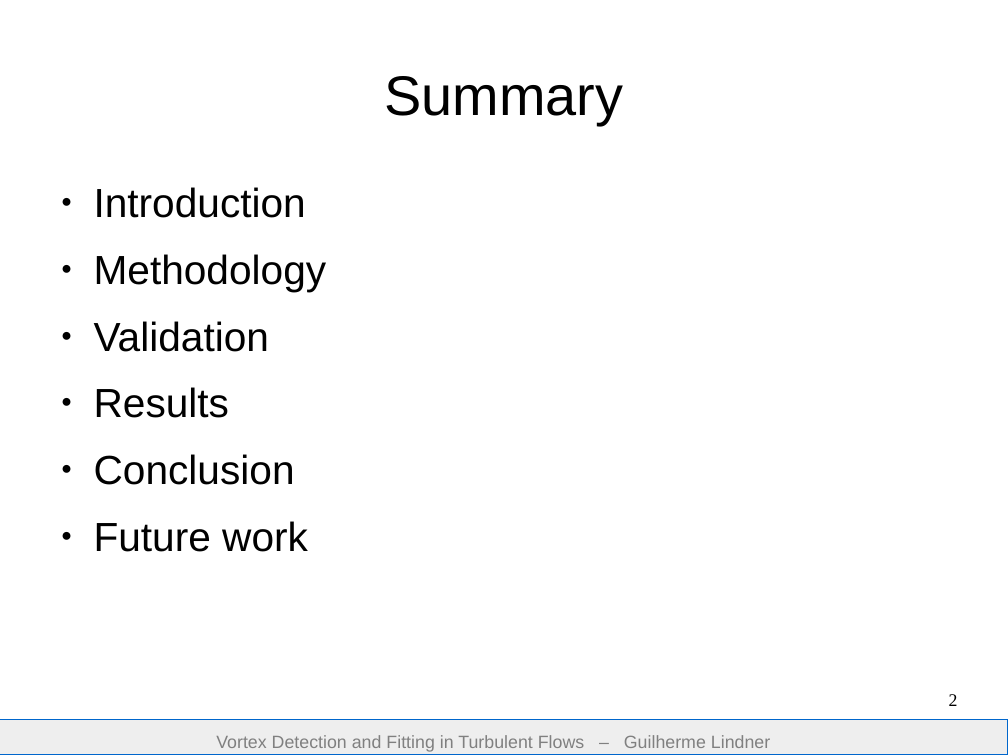
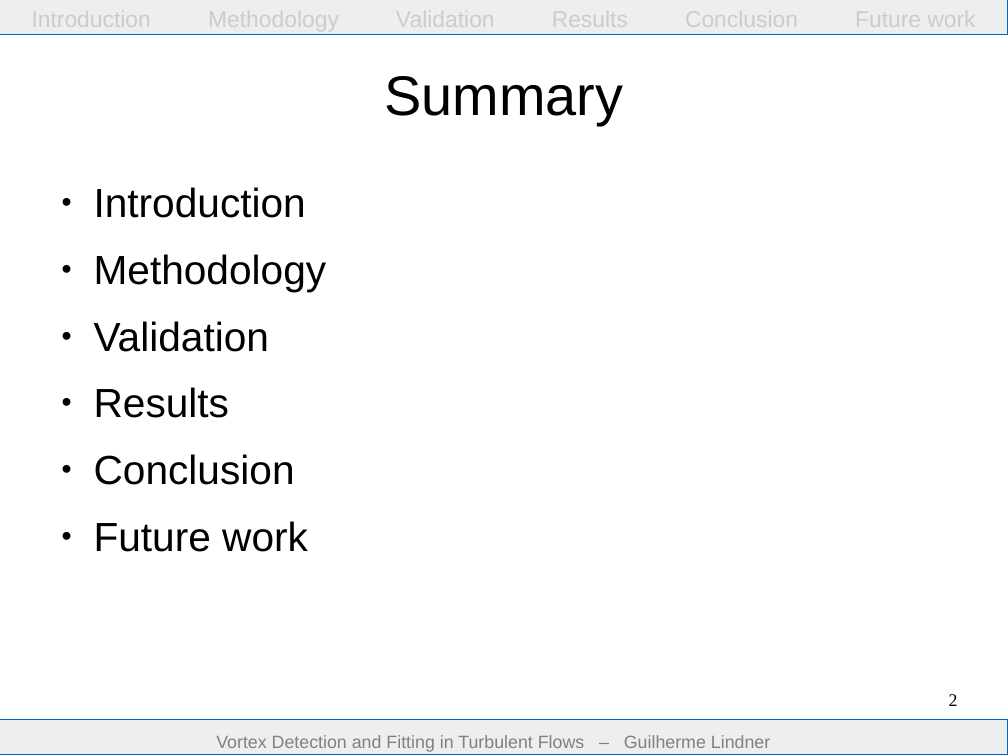
Before and after one commit to guilindner/VortexFitting, a slide deck: slide 2 of docs/report/presentation/presentation.odp. Drawn at 1008x756 pixels with LibreOffice and Linux fonts; fonts in the diff are those of the drawing. Boxes give left, top, right and bottom in pixels: in the first picture for what was removed or moved away, otherwise in the second. Text is boxed around its words. In the diff, an @@ line names an element or a change of style, - is before the commit and + after.

```diff
--- a/docs/report/presentation/presentation.odp
+++ b/docs/report/presentation/presentation.odp
@@ rectangle added at bbox=[0, 0, 1008, 35], fill #EEEEEE, outline #0066CC 0 pt @@
```
Also in this commit, not shown: 25 other slides changed, 1 other file.
